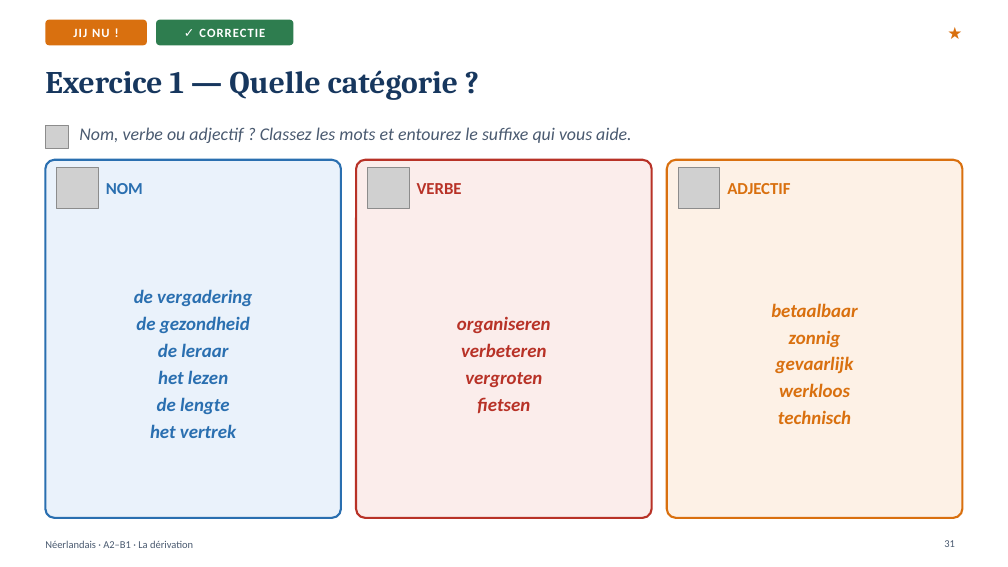
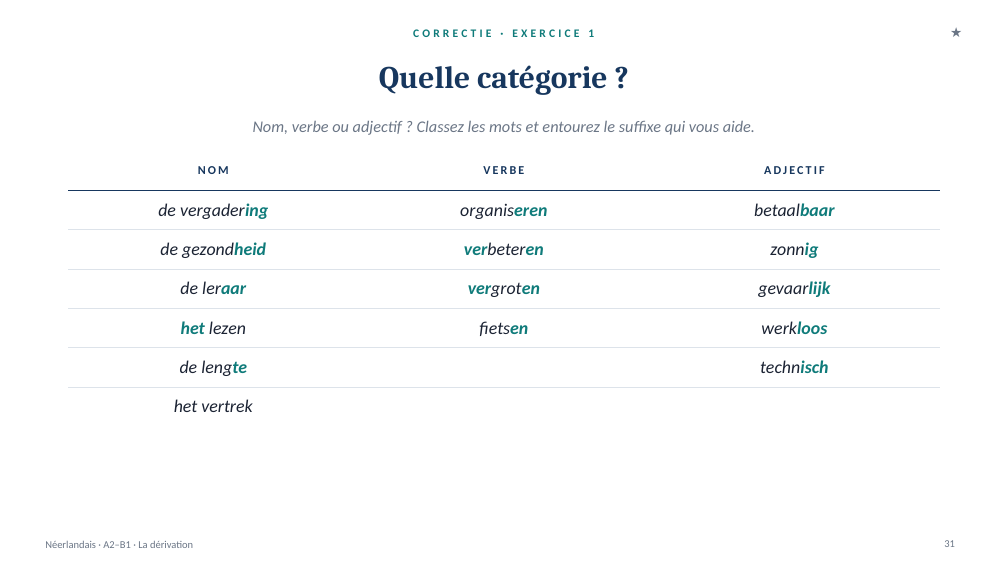
Before and after one commit to ajouniaux/talenleren, a slide deck: slide 31 of neerlandais1/powerpoints/Afleiding_La_derivation.pptx. Drawn at 1008x567 pixels with LibreOffice and Linux fonts; fonts in the diff are those of the drawing; grey boxes stand for pictures. Boxes give left, top, right and bottom in pixels: in the first picture for what was removed or moved away, otherwise in the second. Text is boxed around its words. In the diff, an @@ line names an element or a change of style, - is before the commit and + after.

```diff
--- a/neerlandais1/powerpoints/Afleiding_La_derivation.pptx
+++ b/neerlandais1/powerpoints/Afleiding_La_derivation.pptx
@@ rounded rectangle removed at <box>45,20,147,45</box> @@
-JIJ NU !
@@ rounded rectangle removed at <box>156,20,293,45</box> @@
-✓ CORRECTIE
@@ text added at <box>413,29,594,37</box>, 11 pt, text #0F7B7A, bold @@
+CORRECTIE · EXERCICE 1
@@ text "★": place and size @@
-text "★" at <box>842,18,963,47</box>
+text "★" at <box>862,21,963,44</box>
@@ text "★" at <box>862,21,963,44</box>: size 16 to 13 pt, text colour #D9700F to #6B7686, bold off @@
@@ title at <box>379,65,607,95</box>: text changed @@
-Exercice 1 — Quelle catégorie ?
+Quelle catégorie ?
@@ text "Nom, verbe ou adjectif ? ...": place and size @@
-text "Nom, verbe ou adjectif ? ..." at <box>79,127,631,143</box>
+text "Nom, verbe ou adjectif ? ..." at <box>253,120,755,135</box>
@@ text "Nom, verbe ou adjectif ? ..." at <box>253,120,755,135</box>: size 17 to 15.5 pt, text colour #4A5A70 to #6B7686; alignment left to centre; vertical alignment top to middle @@
@@ picture removed at <box>45,126,68,148</box> @@
@@ rounded rectangle removed at <box>45,160,341,518</box> @@
@@ picture removed at <box>57,167,98,209</box> @@
@@ table added at <box>68,151,939,416</box>, 7 rows, 3 columns @@
+NOM | VERBE | ADJECTIF
+de vergadering | organiseren | betaalbaar
+de gezondheid | verbeteren | zonnig
+de leraar | vergroten | gevaarlijk
+het lezen | fietsen | werkloos
+de lengte |  | technisch
+het vertrek |  | 
@@ rounded rectangle removed at <box>356,160,652,518</box> @@
@@ picture removed at <box>368,167,409,209</box> @@
@@ rounded rectangle removed at <box>667,160,963,518</box> @@
@@ picture removed at <box>678,167,720,209</box> @@
@@ text removed at <box>106,183,143,194</box> @@
-NOM
@@ text removed at <box>417,183,462,194</box> @@
-VERBE
@@ text removed at <box>727,183,790,194</box> @@
-ADJECTIF
@@ text removed at <box>134,289,252,438</box> @@
-de vergadering
-de gezondheid
-de leraar
-het lezen
-de lengte
-het vertrek
@@ text removed at <box>457,317,551,413</box> @@
-organiseren
-verbeteren
-vergroten
-fietsen
@@ text removed at <box>771,303,858,424</box> @@
-betaalbaar
-zonnig
-gevaarlijk
-werkloos
-technisch
@@ text "Néerlandais · A2–B1 · La ..." at <box>45,541,193,548</box>: text colour #4A5A70 to #6B7686 @@
@@ page number at <box>944,540,955,547</box>: text colour #4A5A70 to #6B7686 @@
```
Also in this commit, not shown: 53 other slides changed, 3 other files.
